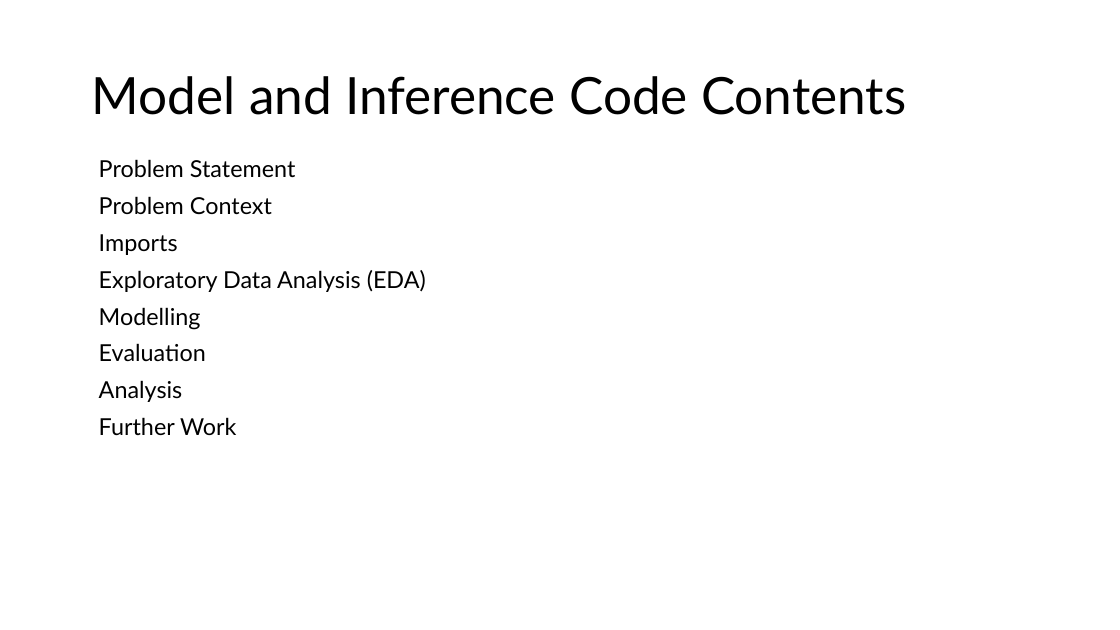
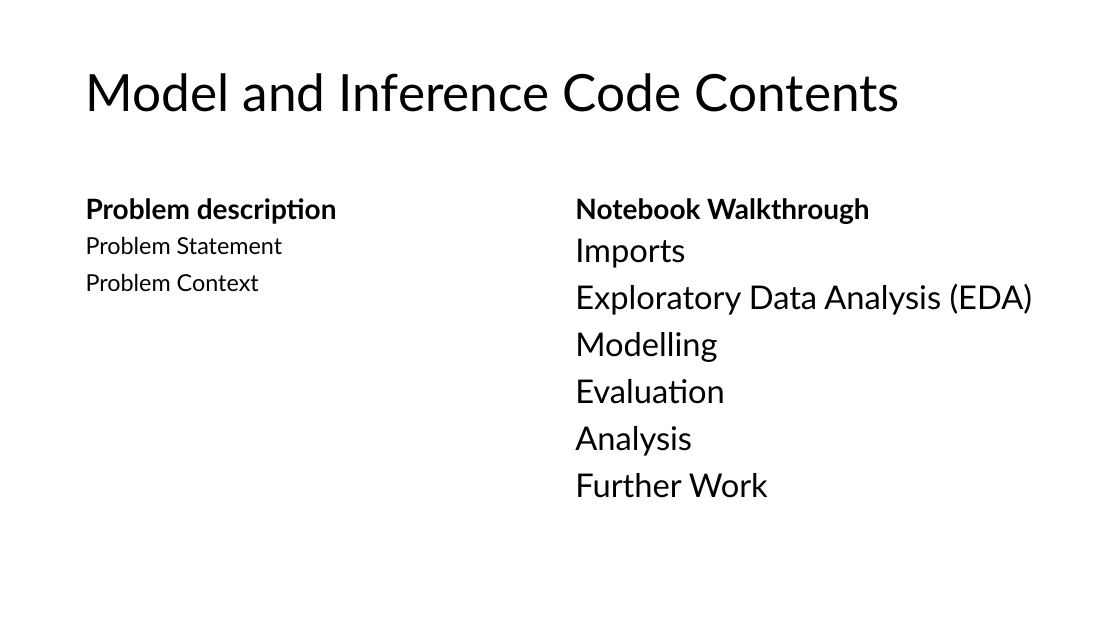
Before and after one commit to yusiGM/StrykerAI2024, a slide deck: slide 6 of SubmissionResources/StrykerSubmissionppt.pptx. Drawn at 1120x630 pixels with LibreOffice and Linux fonts; fonts in the diff are those of the drawing. Boxes give left, top, right and bottom in pixels: in the first picture for what was removed or moved away, otherwise in the second. Text is boxed around its words. In the diff, an @@ line names an element or a change of style, - is before the commit and + after.

```diff
--- a/SubmissionResources/StrykerSubmissionppt.pptx
+++ b/SubmissionResources/StrykerSubmissionppt.pptx
@@ title "Model and Inference Code Contents": place and size @@
-title "Model and Inference Code Contents" at bbox=[92, 76, 906, 115]
+title "Model and Inference Code Contents" at bbox=[86, 73, 900, 112]
@@ text added at bbox=[86, 198, 337, 224], 24 pt, text #000000, bold @@
+Problem description
@@ text added at bbox=[575, 198, 870, 224], 24 pt, text #000000, bold @@
+Notebook Walkthrough
@@ text "Problem Statement": place and size @@
-text "Problem Statement" at bbox=[99, 159, 426, 436]
+text "Problem Statement" at bbox=[86, 236, 283, 292]
@@ text at bbox=[99, 234, 426, 436]: paragraphs removed @@
-Imports
-Exploratory Data Analysis (EDA)
-Modelling
-Evaluation
-Analysis
-Further Work
@@ text added at bbox=[575, 238, 1033, 498], 28 pt, text #000000 @@
+Imports
+Exploratory Data Analysis (EDA)
+Modelling
+Evaluation
+Analysis
+Further Work
```
Also in this commit, not shown: 8 other slides changed, 30 slides added, 2 slides removed.
